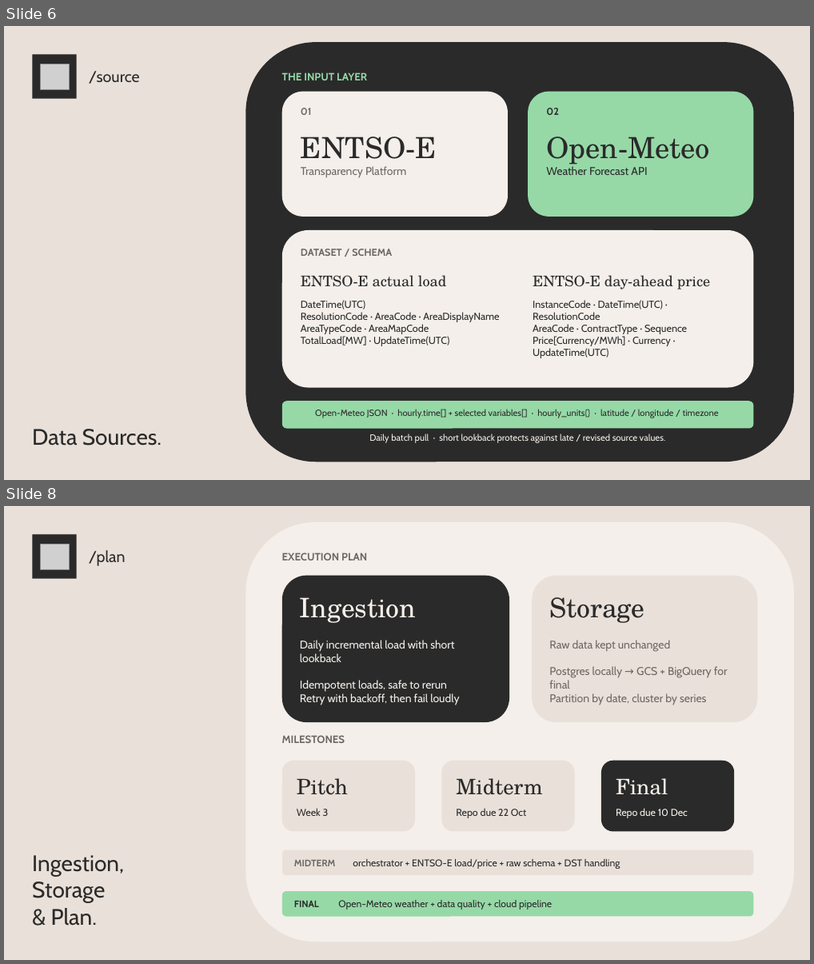
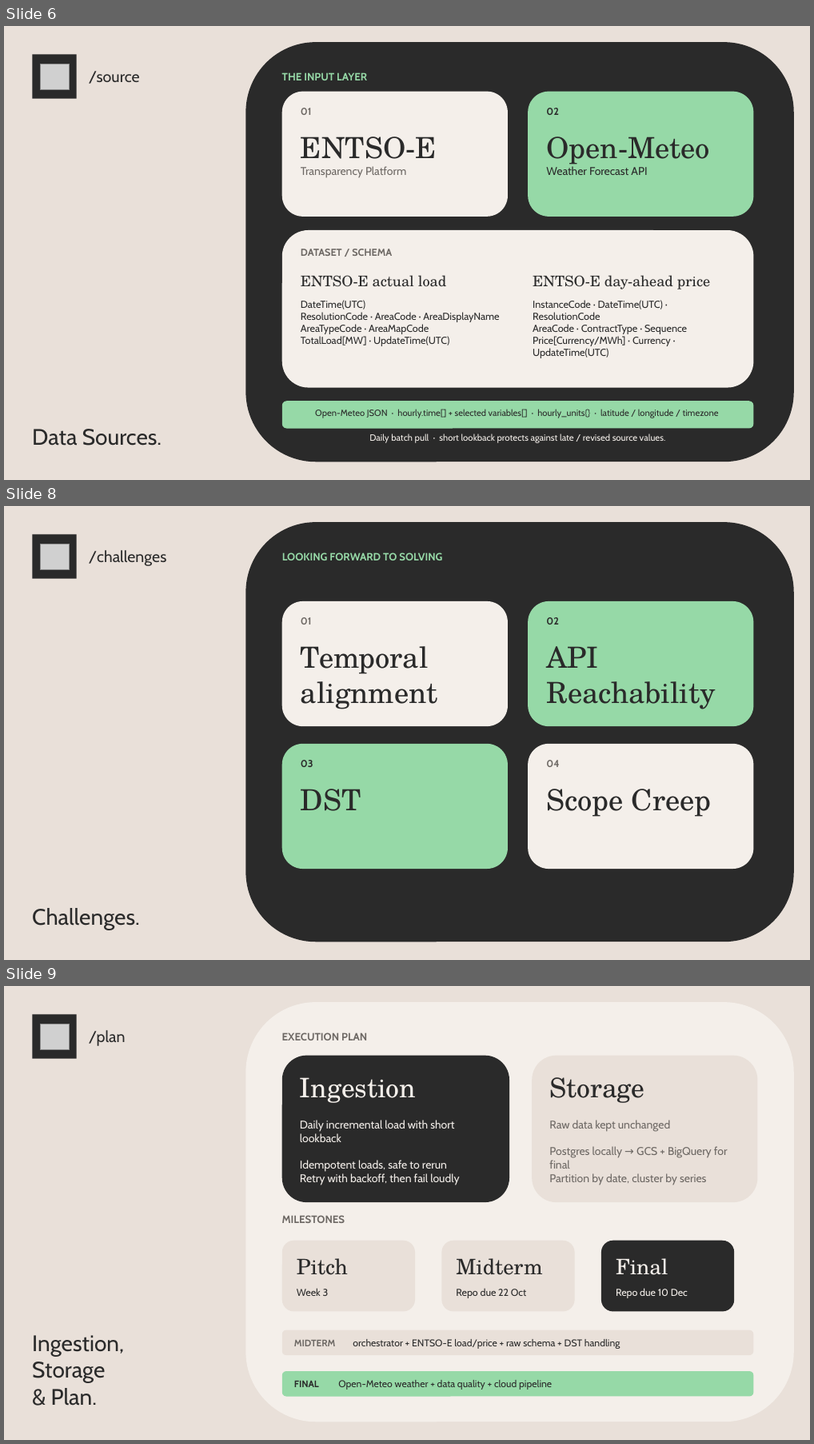
Before and after one commit to 0xff4b/saftimize, a slide deck: docs/saftimize-pitch.pptx. Shown one above the other, each under a label of ours: slides 6 and 8 before the commit, slides 6, 8 and 9 after it; the slides between them are not shown. The pictures are 814x964 and 814x1444 pixels, drawn with LibreOffice and Linux fonts; fonts in the diff are those of the drawing; grey boxes stand for pictures. Boxes give left, top, right and bottom in pixels: in the first picture for what was removed or moved away, otherwise in the second. Text is boxed around its words. In the diff, an @@ line names an element or a change of style, - is before the commit and + after.

```diff
--- a/docs/saftimize-pitch.pptx
+++ b/docs/saftimize-pitch.pptx
@@ slide 8 added at (x1=4, y1=506, x2=810, y2=960), background #E9E0D9 @@
@@ rounded rectangle added at (x1=246, y1=522, x2=794, y2=941), fill #2A2A2A @@
@@ rectangle added at (x1=32, y1=534, x2=77, y2=579), fill #2A2A2A @@
@@ picture added at (x1=40, y1=544, x2=70, y2=570) @@
@@ text added at (x1=89, y1=550, x2=167, y2=566), 14 pt, text #2A2A2A @@
+/challenges
@@ text added at (x1=282, y1=552, x2=442, y2=560), 9.5 pt, text #96D9A7, bold @@
+LOOKING FORWARD TO SOLVING
@@ rounded rectangle added at (x1=282, y1=601, x2=508, y2=726), fill #F4EFEA @@
@@ rounded rectangle added at (x1=528, y1=601, x2=754, y2=726), fill #96D9A7 @@
@@ text added at (x1=301, y1=617, x2=312, y2=624), 9 pt, text #6D6864, bold @@
+01
@@ text added at (x1=546, y1=617, x2=559, y2=624), 9 pt, text #2A2A2A, bold @@
+02
@@ text added at (x1=301, y1=646, x2=438, y2=709), 26 pt, text #2A2A2A @@
+Temporal alignment
@@ text added at (x1=546, y1=646, x2=716, y2=709), 26 pt, text #2A2A2A @@
+API
+Reachability
@@ rounded rectangle added at (x1=282, y1=743, x2=508, y2=868), fill #96D9A7 @@
@@ text added at (x1=301, y1=744, x2=446, y2=746), 13 pt, text #2A2A2A @@
+ENTSO-E actual load
@@ text added at (x1=528, y1=744, x2=706, y2=746), 13 pt, text #2A2A2A @@
+ENTSO-E day-ahead price
@@ rounded rectangle added at (x1=528, y1=743, x2=754, y2=868), fill #F4EFEA @@
@@ text added at (x1=301, y1=760, x2=314, y2=767), 9 pt, text #2A2A2A, bold @@
+03
@@ text added at (x1=528, y1=753, x2=682, y2=812), 9 pt, text #2A2A2A @@
+InstanceCode · DateTime(UTC) · ResolutionCode
+AreaCode · ContractType · Sequence
+Price[Currency/MWh] · Currency · UpdateTime(UTC)
@@ text added at (x1=546, y1=760, x2=559, y2=767), 9 pt, text #6D6864, bold @@
+04
@@ text added at (x1=301, y1=788, x2=362, y2=811), 26 pt, text #2A2A2A @@
+DST
@@ text added at (x1=546, y1=788, x2=712, y2=816), 26 pt, text #2A2A2A @@
+Scope Creep
@@ text added at (x1=32, y1=908, x2=140, y2=930), 20 pt, text #2A2A2A @@
+Challenges.
@@ what was slide 8 is now slide 9 @@
```
Also in this commit, not shown: 2 slides changed, 1 other slide added, 2 other files.
